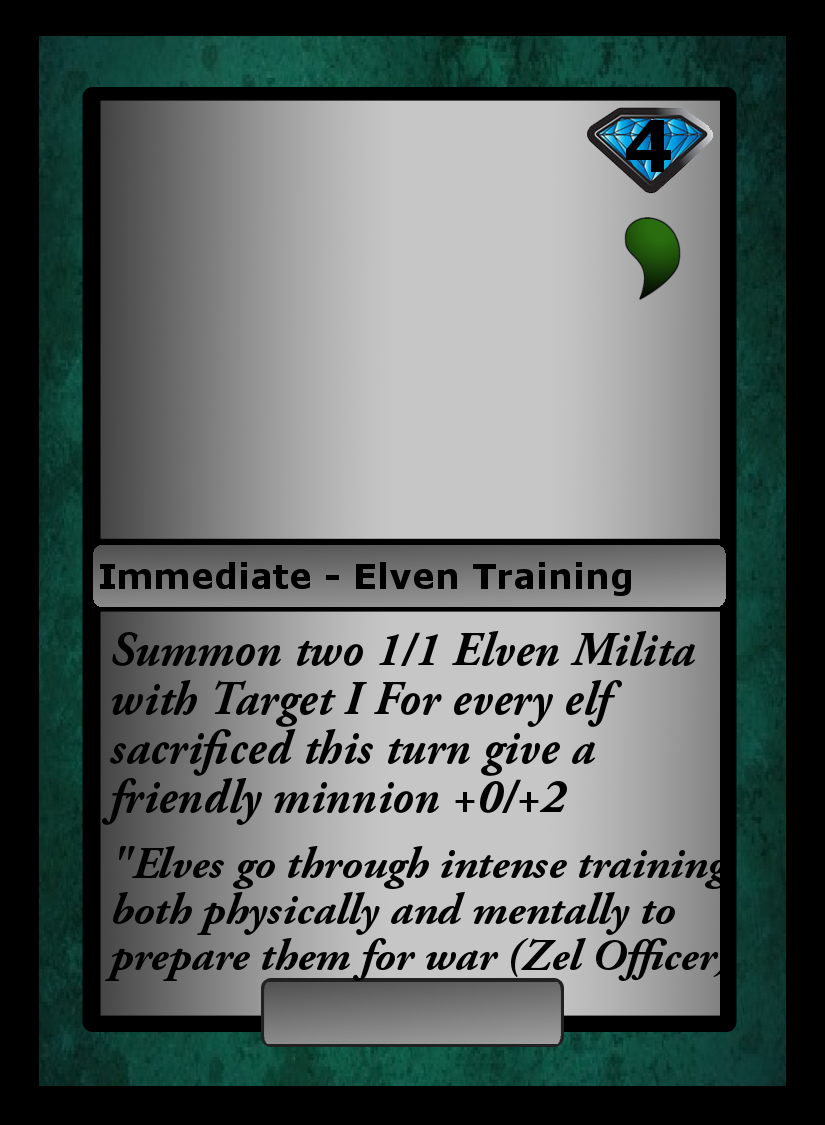
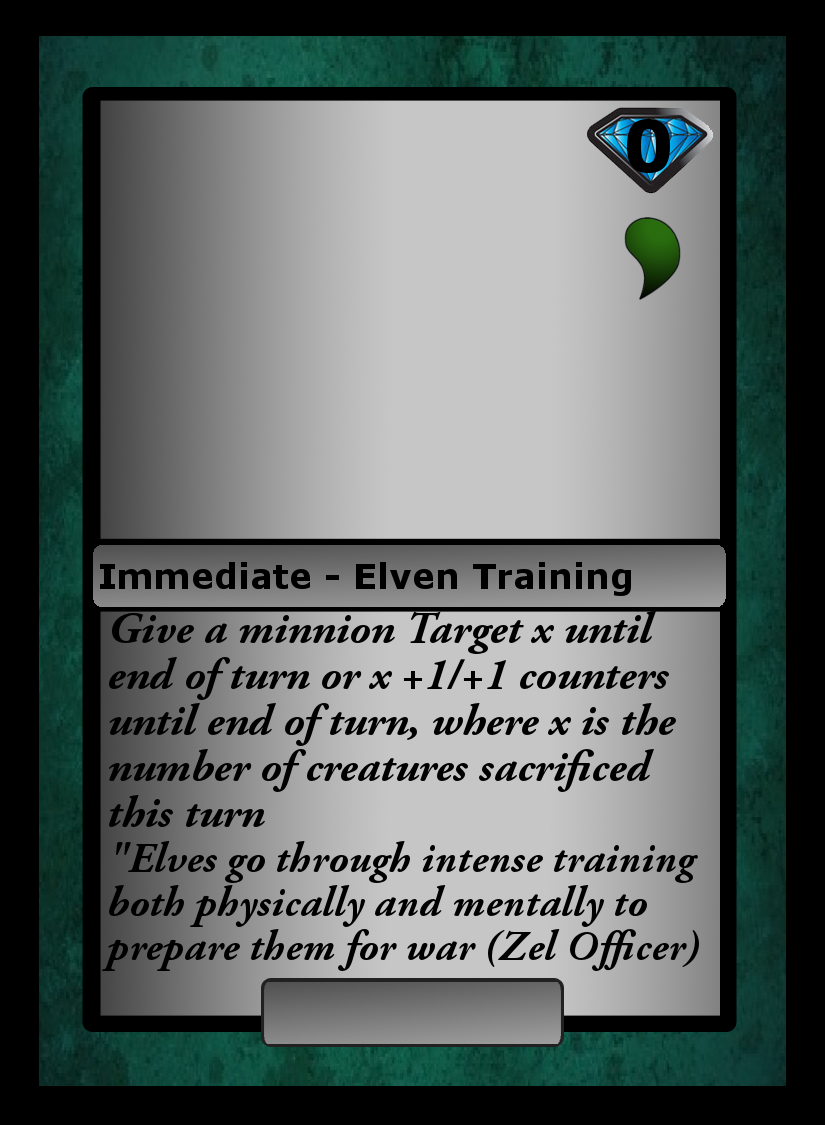
Two versions of the same layered image (825×1125). Layer-by-layer changes:
renamed "4" to "0", painted on it over bbox(626, 119, 671, 173)
renamed "Summon two 1/1 Elven Milita wi..." to "Give a minnion Target x until ...", painted on it over bbox(102, 611, 720, 981)
